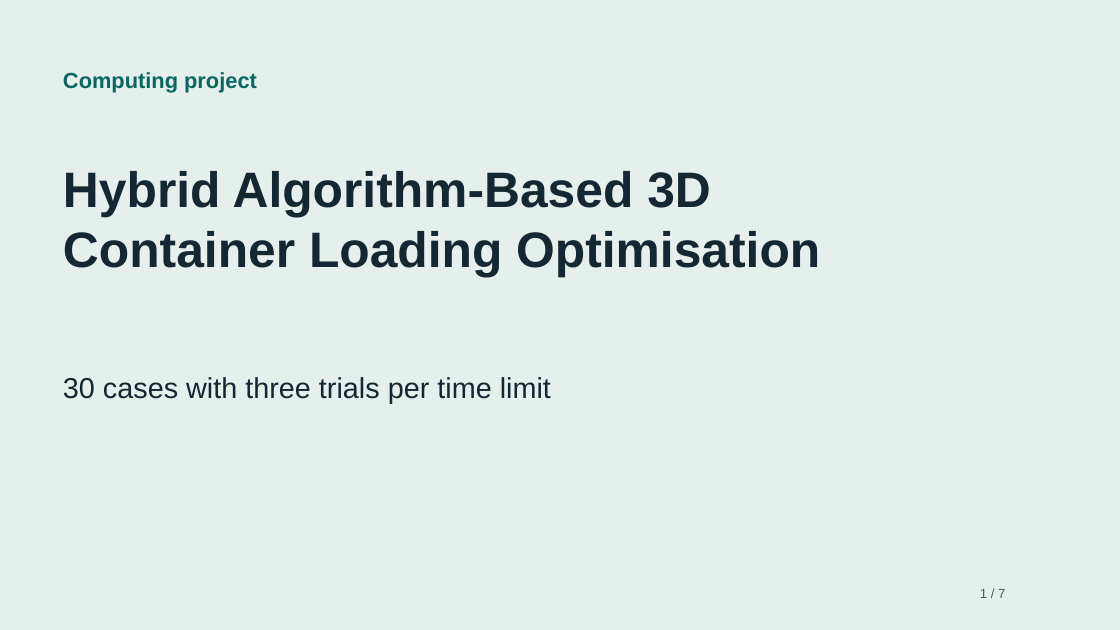
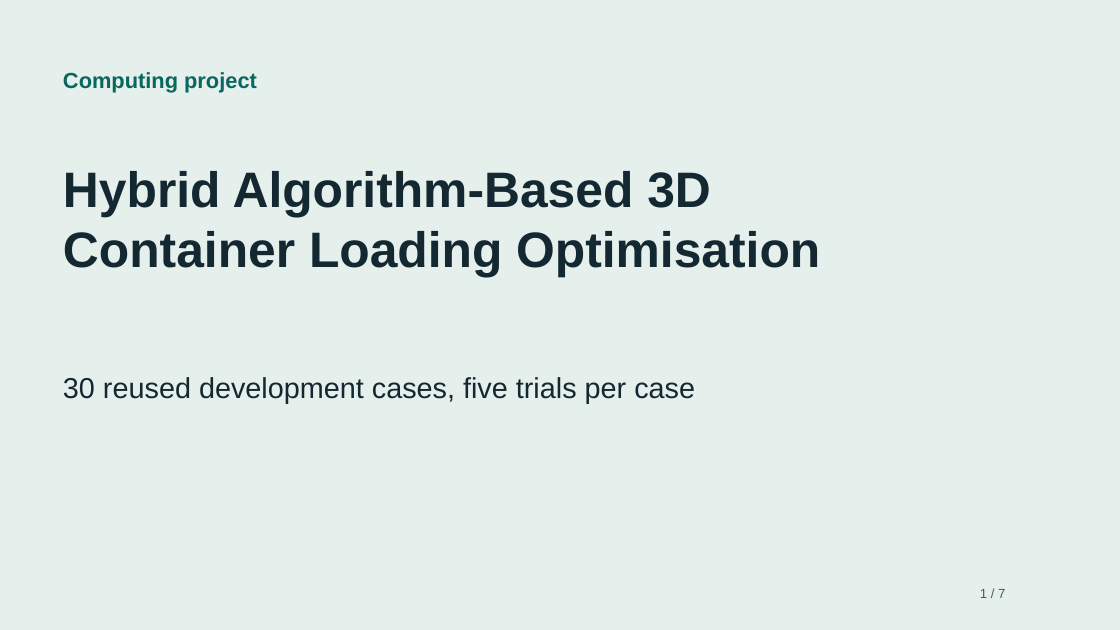
Before and after one commit to AhladM0di/Hybrid-Algorithm-Based-3D-Container-Loading-Optimisation, a slide deck: slide 1 of container_loading/docs/demo_slides.pptx. Drawn at 1120x630 pixels with LibreOffice and Linux fonts; fonts in the diff are those of the drawing. Boxes give left, top, right and bottom in pixels: in the first picture for what was removed or moved away, otherwise in the second. Text is boxed around its words. In the diff, an @@ line names an element or a change of style, - is before the commit and + after.

Commit message:
Finalize five-trial results and address assignment review findings

```diff
--- a/container_loading/docs/demo_slides.pptx
+++ b/container_loading/docs/demo_slides.pptx
@@ text at box(63, 377, 695, 404): text changed @@
-30 cases with three trials per time limit
+30 reused development cases, five trials per case
```
Also in this commit, not shown: 4 other slides changed, 1 slide added, 1 slide removed, 22 other files.
